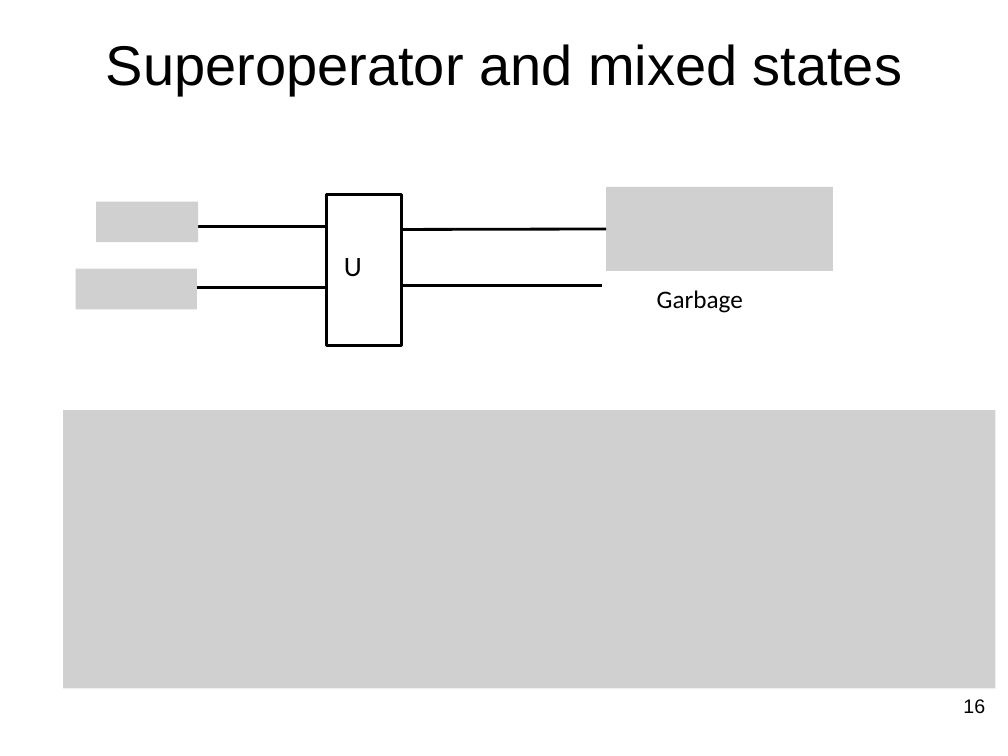
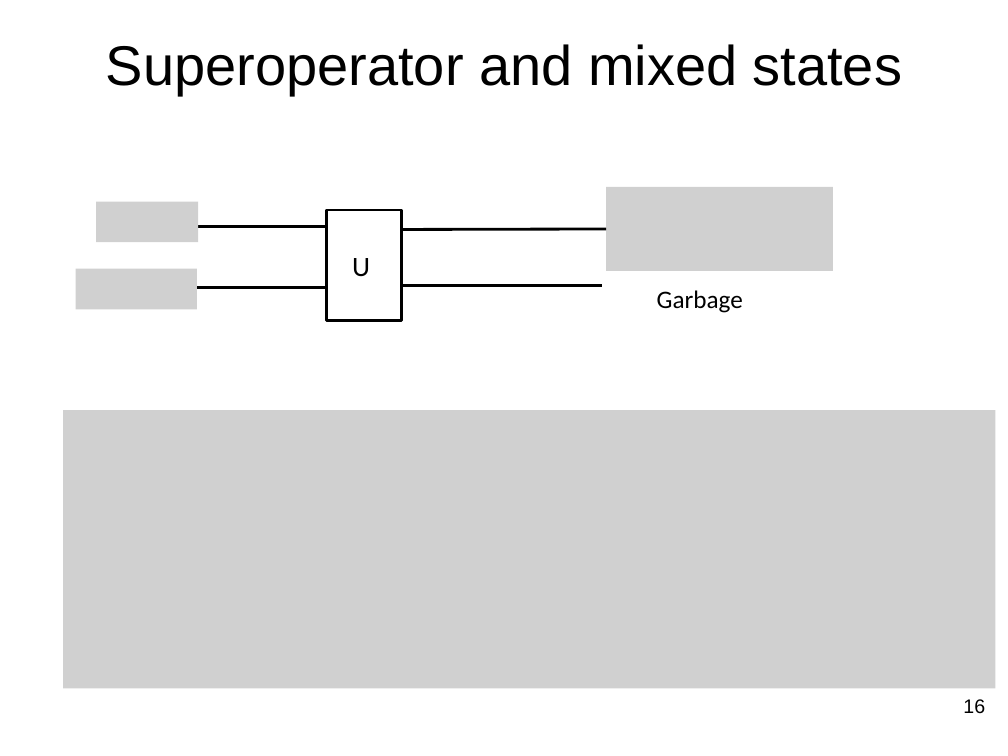
Before and after one commit to jlmucb/class_notes, a slide deck: slide 16 of BerkeleyClass/CS290Spring2013/Lectures/QC.pptx. Drawn at 1008x756 pixels with LibreOffice and Linux fonts; fonts in the diff are those of the drawing; grey boxes stand for pictures. Boxes give left, top, right and bottom in pixels: in the first picture for what was removed or moved away, otherwise in the second. Text is boxed around its words. In the diff, an @@ line names an element or a change of style, - is before the commit and + after.

```diff
--- a/BerkeleyClass/CS290Spring2013/Lectures/QC.pptx
+++ b/BerkeleyClass/CS290Spring2013/Lectures/QC.pptx
@@ rectangle resized from (x1=327, y1=195, x2=402, y2=346) to (x1=327, y1=210, x2=402, y2=321) @@
@@ text "U" moved from (x1=344, y1=258, x2=362, y2=277) to (x1=352, y1=258, x2=370, y2=277) @@
```
Also in this commit, not shown: 4 other slides changed.
